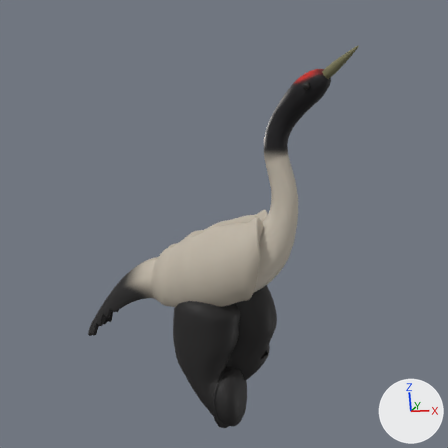
Renders of the Blender file docs/design/trana/trana.blend from each side of a commit.
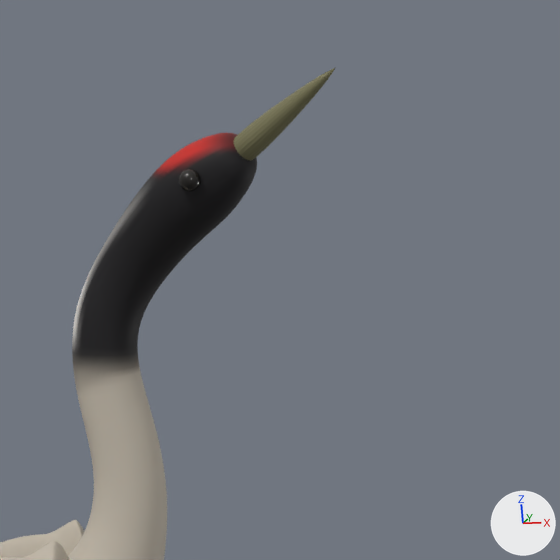
Each version appears first from the file's camera 'Camera', and next in a close-up on the part from 53% to 98% of the width and 5% to 50% of the height. Arrows for +X, +Y and +Z are at lower right; the lights stay in place. The last two pictures show the newer version.

The scene before the commit, as lines of its bpy script (objects in view):
```python
ob_beak = bpy.data.objects.new('Beak', me_beak)
ob_beak.location = (0.82, -0.191, 1.384)
ob_beak.rotation_euler = (1.012, 0.0, 1.082)  # degrees (58, 0, 62)
ob_body = bpy.data.objects.new('Body', me_body)
ob_body.location = (0.0, 0.0, 0.0)
ob_eye_001 = bpy.data.objects.new('Eye.001', me_eye_001)
ob_eye_001.location = (0.628, -0.196, 1.274)
ob_wingl = bpy.data.objects.new('WingL', me_wingl)
ob_wingl.location = (0.0, 0.0, 0.0)
```
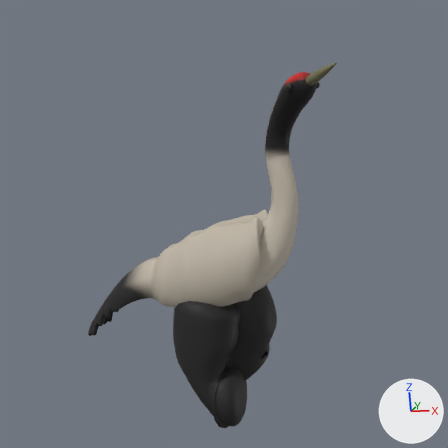
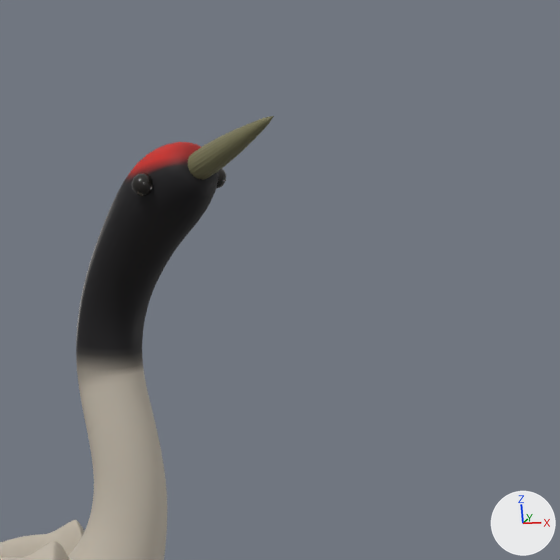
Location of each change, [x1, y1, x2, y2] in pixels of the close-ups (560 x 560 px; the box of a moved part takes in the faces that stretch with it):
'Body', reshaped
    before: [68, 133, 257, 560]
    after: [68, 142, 218, 560]
'Beak', moved, turned
    before: [233, 67, 336, 161]
    after: [188, 116, 274, 180]
'Eye.001', moved
    before: [179, 169, 201, 191]
    after: [132, 173, 153, 196]
part 1 of me_body, moved or reshaped
    before: [72, 133, 257, 437]
    after: [76, 142, 218, 437]

The edits, one by one:
me_body is used by ob_body; location (0.0, 0.0, 0.0).
me_body had 3970 vertices, 3968 faces and spanned x -0.51..0.77, y -0.22..0.22, z -0.14..1.37.
me_body now has 3970 vertices, 3968 faces and spans x -0.51..0.69, y -0.3..0.22, z -0.14..1.36.
me_body part 1: 1796 of 3970 vertices moved; they spanned x 0.3..0.77, y -0.2..0.08, z 0.71..1.37 and now span x 0.3..0.69, y -0.3..0.1, z 0.71..1.36; mean shift (-0.03, -0.05, -0.01); largest move (0.72, -0.13, 1.36) -> (0.64, -0.26, 1.34).
me_body part 2: vertex colours changed.
Object 'Beak' (ob_beak) moves from (0.82, -0.191, 1.384) to (0.73, -0.344, 1.336).
Object 'Beak' (ob_beak) turns from (58, 0, 62) to (72, 0, 42) degrees about x, y and z.
Object 'Eye.001' (ob_eye_001) moves from (0.628, -0.196, 1.274) to (0.538, -0.271, 1.274).
